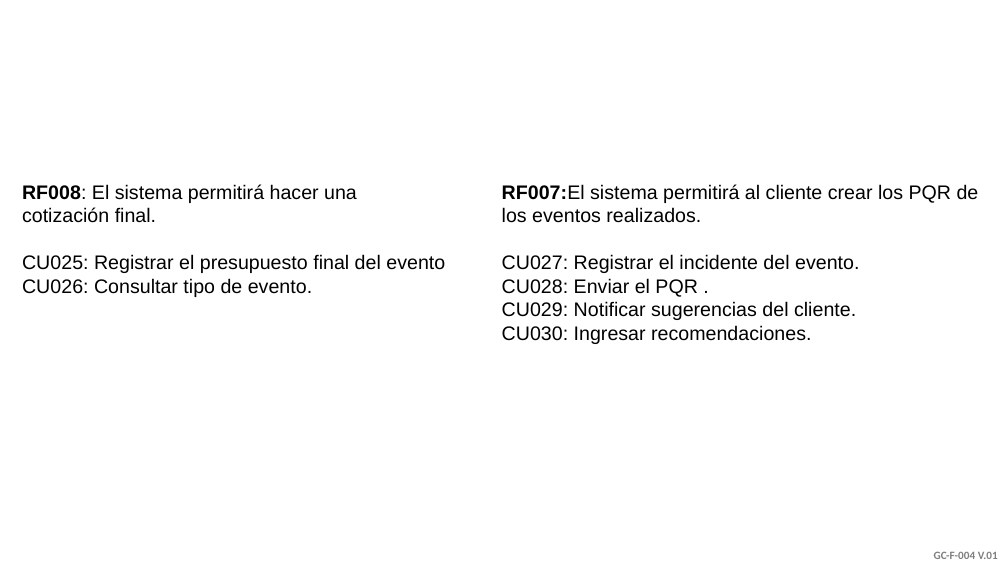
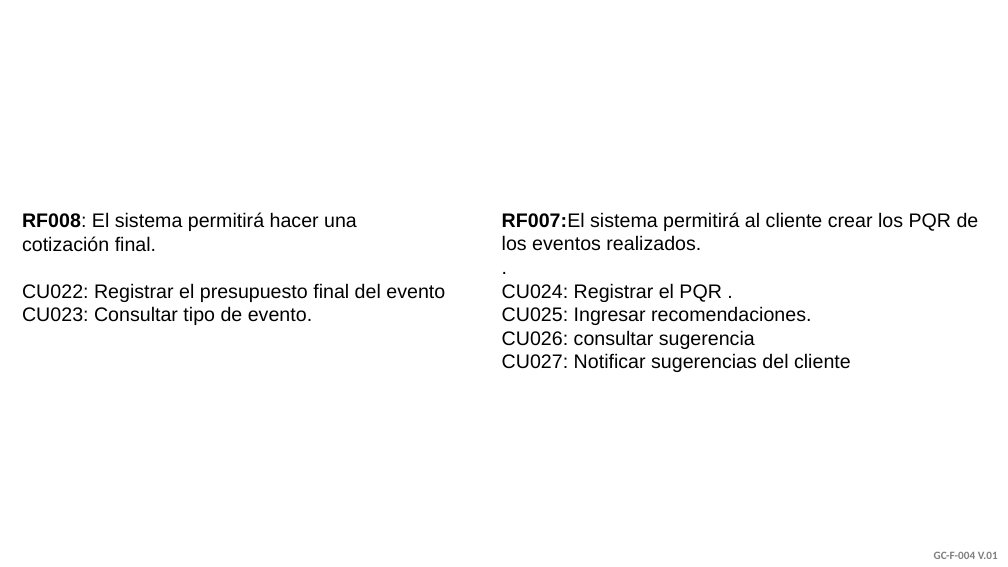
Before and after one commit to JsMorales03/ADSI, a slide deck: slide 16 of Casa de eventos.pptx (slide 15 before the commit). Drawn at 1008x567 pixels with LibreOffice and Linux fonts; fonts in the diff are those of the drawing; background and template pictures are left out. Boxes give left, top, right and bottom in pixels: in the first picture for what was removed or moved away, otherwise in the second. Text is boxed around its words. In the diff, an @@ line names an element or a change of style, - is before the commit and + after.

```diff
--- a/Casa de eventos.pptx
+++ b/Casa de eventos.pptx
@@ text "RF008: El sistema permitirá hacer ...": place and size @@
-text "RF008: El sistema permitirá hacer ..." at <box>22,184,445,297</box>
+text "RF008: El sistema permitirá hacer ..." at <box>22,212,445,325</box>
@@ text "RF007:El sistema permitirá al cliente ...": place and size @@
-text "RF007:El sistema permitirá al cliente ..." at <box>502,184,979,344</box>
+text "RF007:El sistema permitirá al cliente ..." at <box>502,212,979,372</box>
@@ text at <box>22,283,445,325</box>: text changed @@
-CU025: Registrar el presupuesto final del evento
-CU026: Consultar tipo de evento.
+CU022: Registrar el presupuesto final del evento
+CU023: Consultar tipo de evento.
@@ text at <box>502,283,851,372</box>: text changed @@
-CU027: Registrar el incidente del evento.
-CU028: Enviar el PQR .
-CU029: Notificar sugerencias del cliente.
-CU030: Ingresar recomendaciones.
+.
+CU024: Registrar el PQR .
+CU025: Ingresar recomendaciones.
+CU026: consultar sugerencia
+CU027: Notificar sugerencias del cliente
```
Also in this commit, not shown: 7 other slides changed, 1 slide added, 1 other file.
